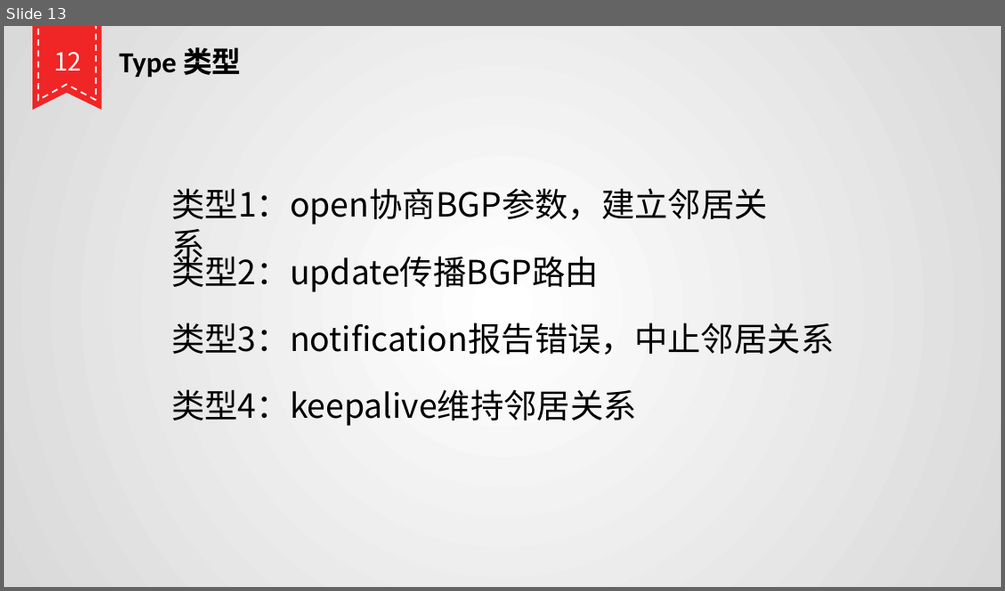
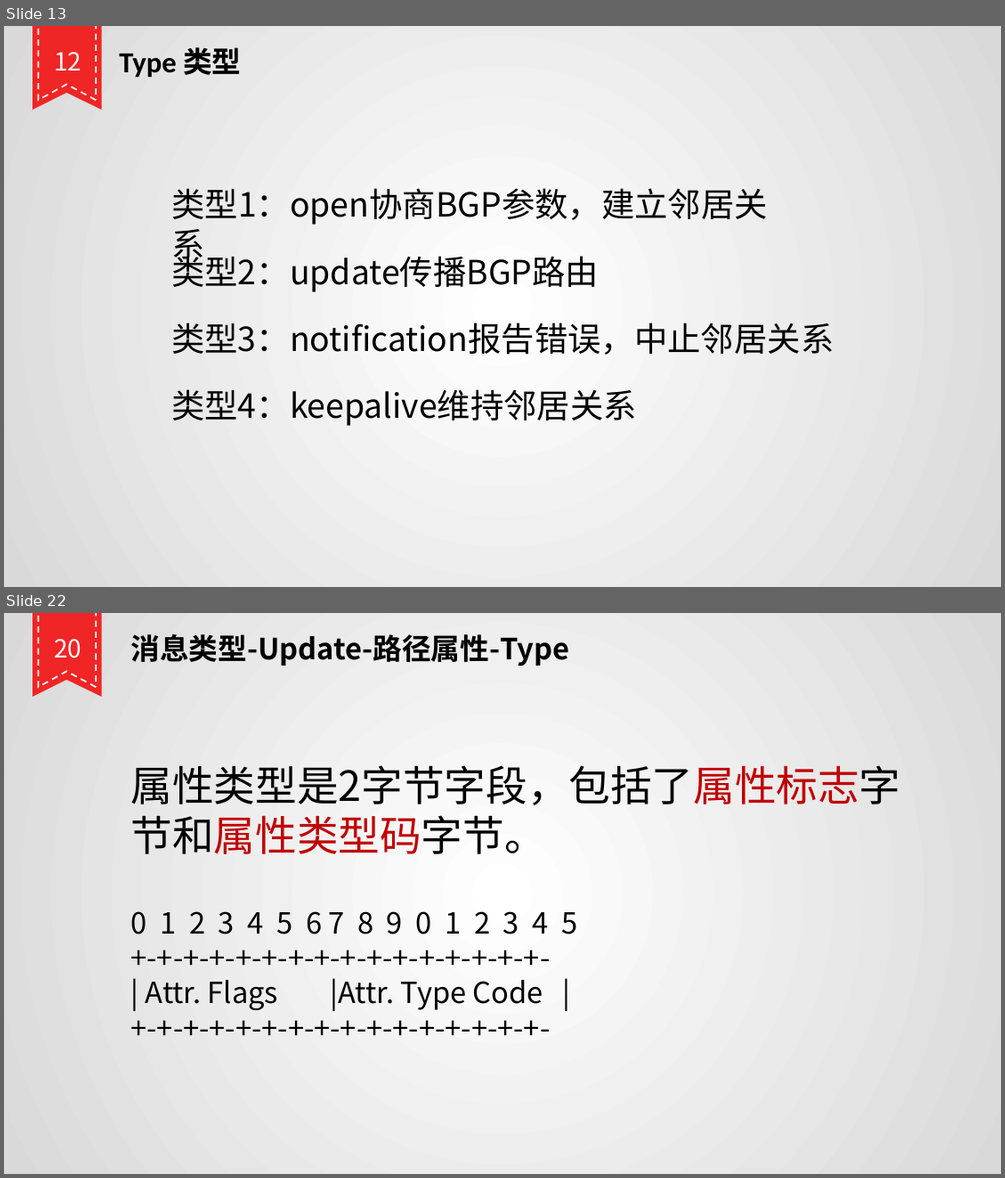
Before and after one commit to wanhl1990/bgp, a slide deck: BGP协议基础篇.pptx. Shown one above the other, each under a label of ours: slide 13 before the commit, slides 13 and 22 after it; the slides between them are not shown. The pictures are 1005x591 and 1005x1178 pixels, drawn with LibreOffice and Linux fonts; fonts in the diff are those of the drawing. Boxes give left, top, right and bottom in pixels: in the first picture for what was removed or moved away, otherwise in the second. Text is boxed around its words. In the diff, an @@ line names an element or a change of style, - is before the commit and + after.

```diff
--- a/BGP协议基础篇.pptx
+++ b/BGP协议基础篇.pptx
@@ slide 22 added at (4, 613, 1001, 1174), background gradient #CCE8CF to #9FD4A5 @@
@@ freeform shape added at (32, 613, 101, 697), fill #F02525 @@
@@ freeform shape added at (39, 613, 96, 687), outline #FFFFFF 1.5 pt dashed @@
@@ text added at (54, 639, 81, 658), 24 pt, text #CCE8CF @@
+20
@@ text added at (131, 634, 570, 666), 28 pt, text #000000, bold @@
+消息类型-Update-路径属性-Type
@@ text added at (131, 765, 901, 854), 40 pt, text #000000 @@
+属性类型是2字节字段，包括了属性标志字节和属性类型码字节。
@@ text added at (131, 911, 577, 1011), 28 pt, text #000000 @@
+0 1 2 3 4 5 6 7 8 9 0 1 2 3 4 5
++-+-+-+-+-+-+-+-+-+-+-+-+-+-+-+-
+| Attr. Flags |Attr. Type Code |
++-+-+-+-+-+-+-+-+-+-+-+-+-+-+-+-
```
Also in this commit, not shown: 4 slides changed, 49 other slides added.
